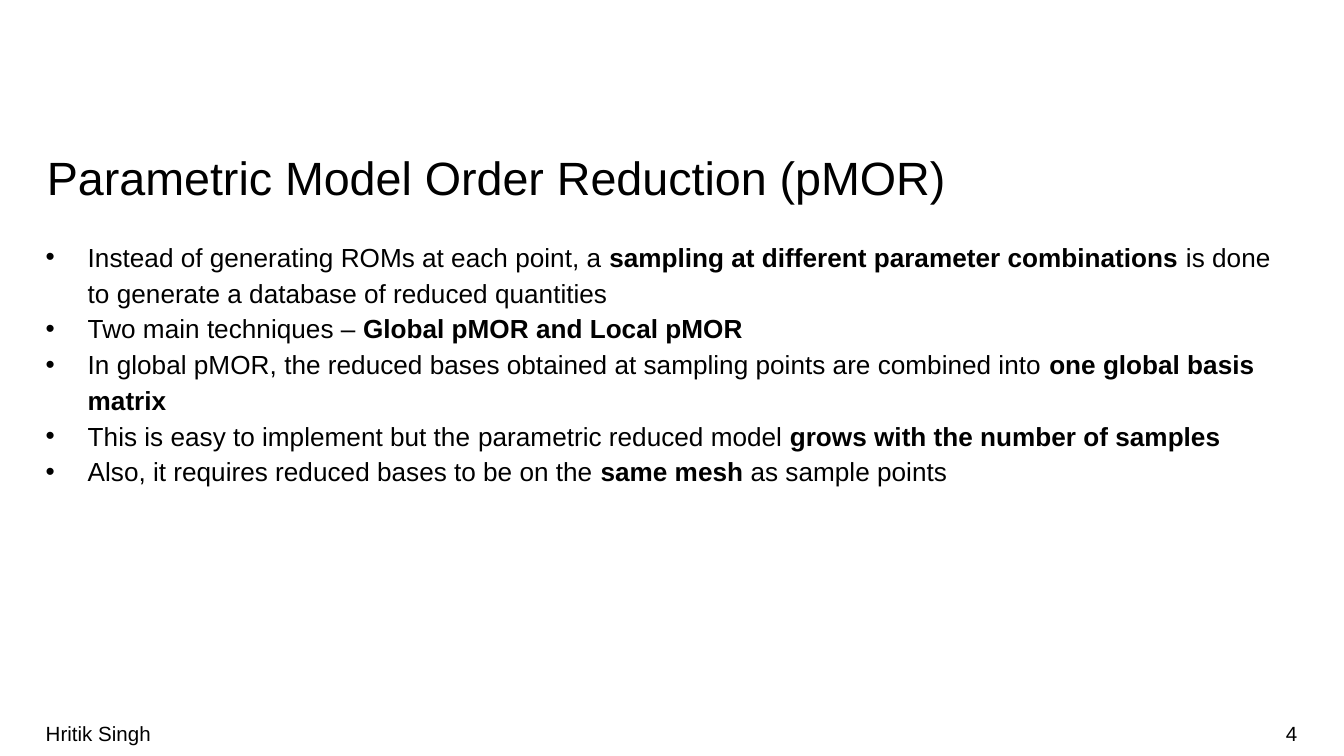
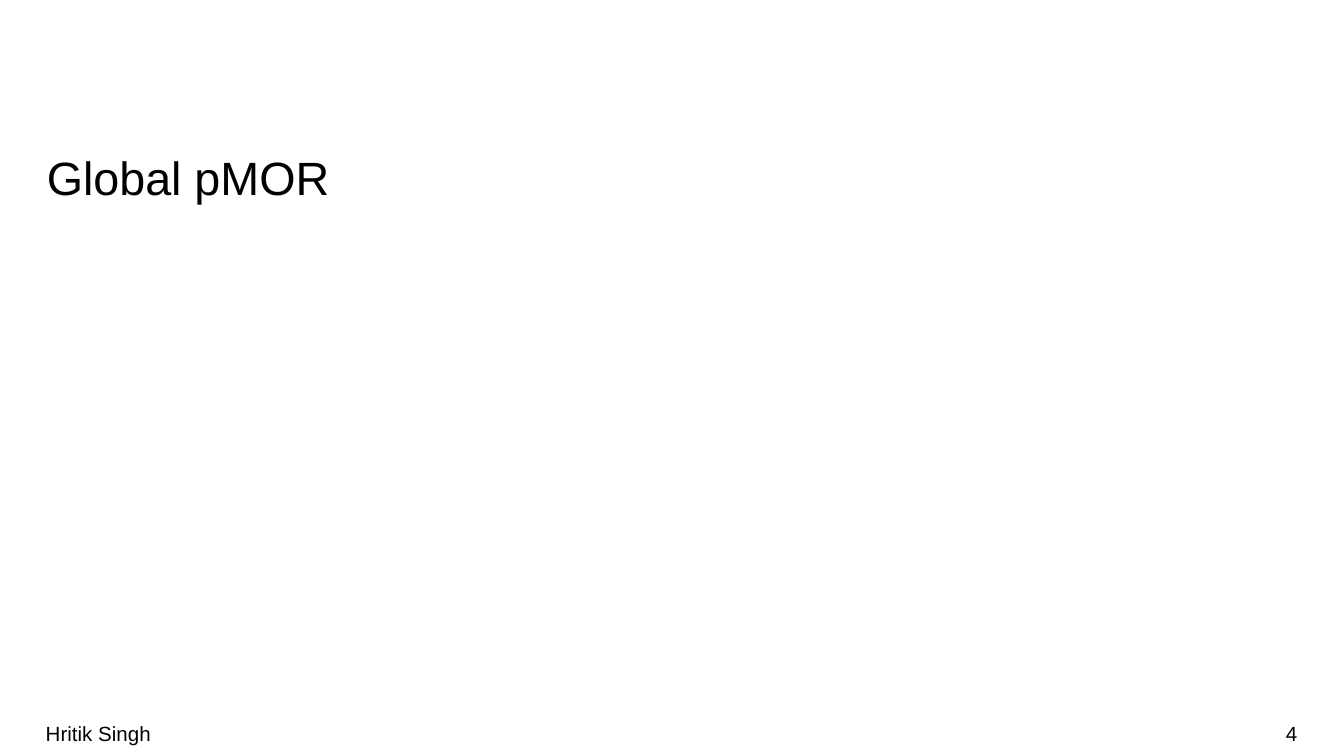
Before and after one commit to R-SMP/Global_Local_pMOR, a slide deck: slide 4 of pMOR.pptx. Drawn at 1344x756 pixels with LibreOffice and Linux fonts; fonts in the diff are those of the drawing; grey boxes stand for pictures; background and template pictures are left out. Boxes give left, top, right and bottom in pixels: in the first picture for what was removed or moved away, otherwise in the second. Text is boxed around its words. In the diff, an @@ line names an element or a change of style, - is before the commit and + after.

```diff
--- a/pMOR.pptx
+++ b/pMOR.pptx
@@ title at (47,161,329,204): text changed @@
-Parametric Model Order Reduction (pMOR)
+Global pMOR
@@ text removed at (88,248,1270,487) @@
-• Instead of generating ROMs at each point, a sampling at different parameter combinations is done to generate a database of reduced quantities
-• Two main techniques – Global pMOR and Local pMOR
-• In global pMOR, the reduced bases obtained at sampling points are combined into one global basis matrix
-• This is easy to implement but the parametric reduced model grows with the number of samples
-• Also, it requires reduced bases to be on the same mesh as sample points
```
Also in this commit, not shown: 7 other slides changed, 4 slides added, 7 other files.
